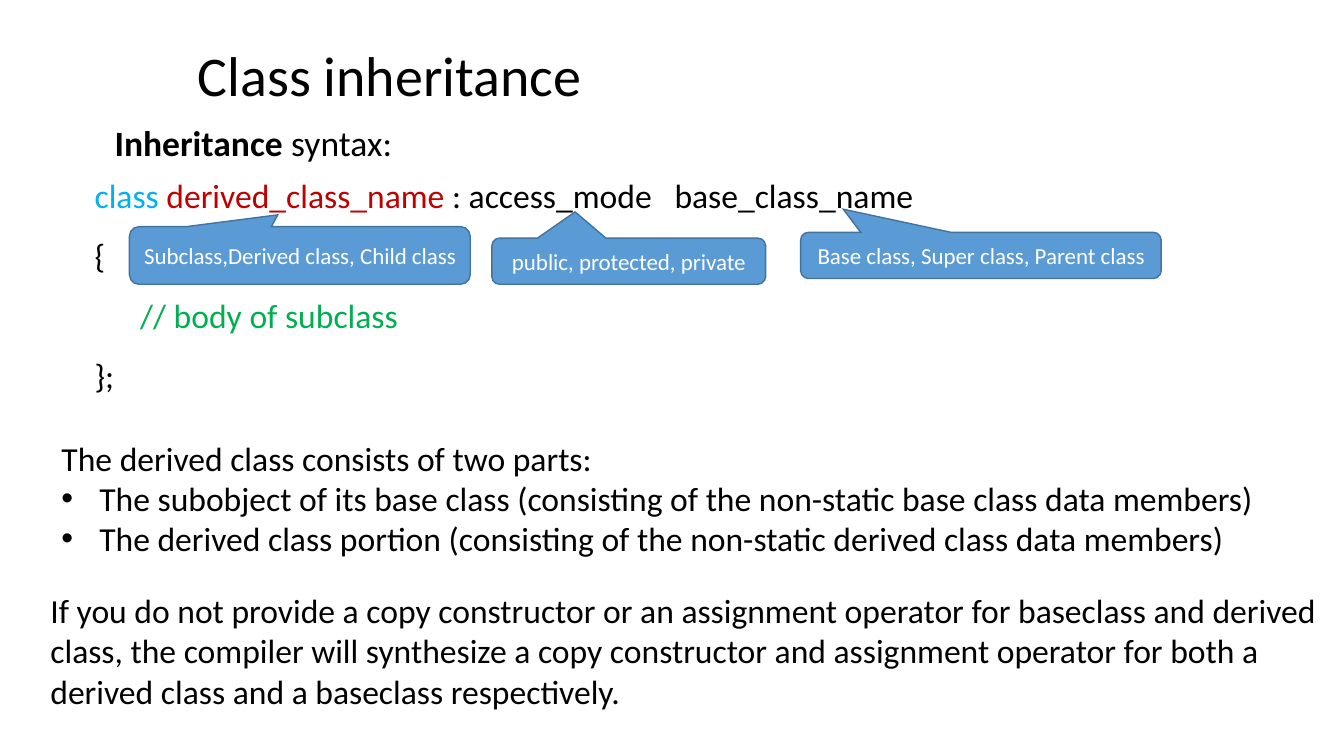
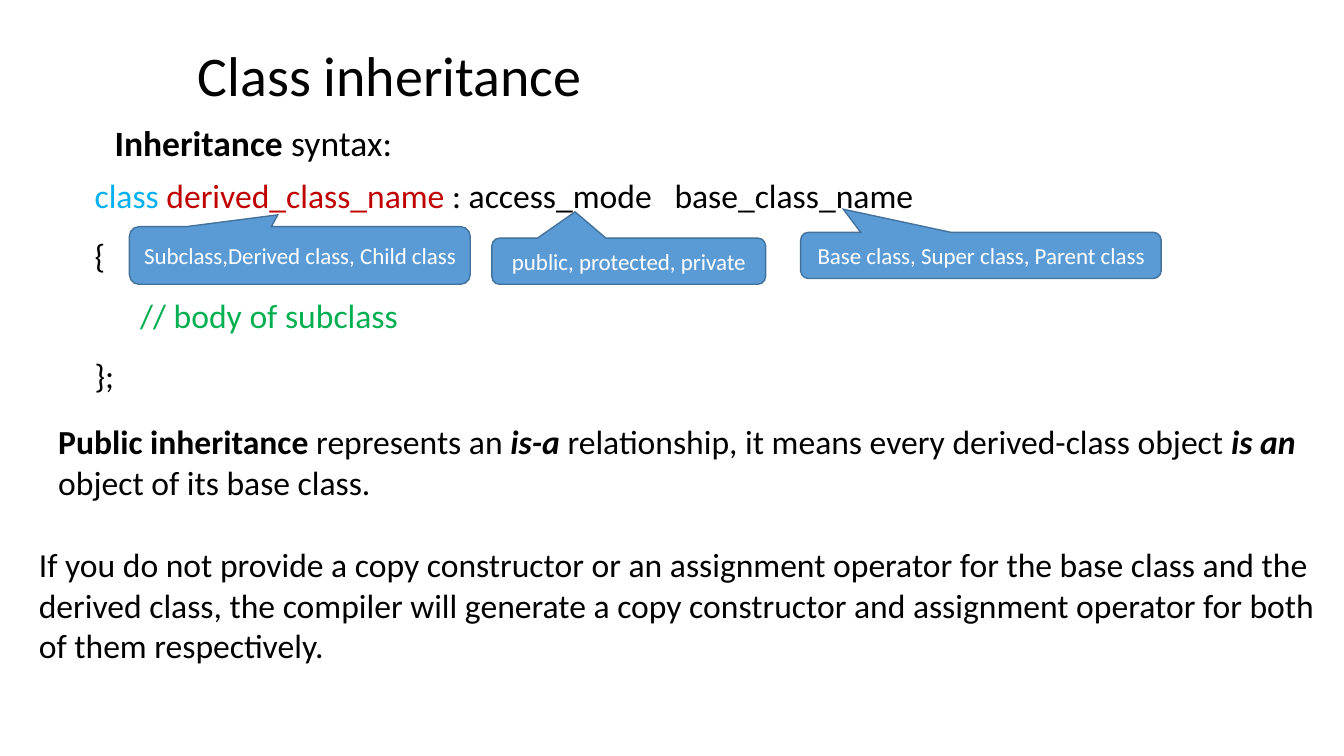
Before and after one commit to ShiqiYu/CPP, a slide deck: slide 3 of week12/Lab12.pptx (slide 4 before the commit). Drawn at 1344x756 pixels with LibreOffice and Linux fonts; fonts in the diff are those of the drawing; background and template pictures are left out. Boxes give left, top, right and bottom in pixels: in the first picture for what was removed or moved away, otherwise in the second. Text is boxed around its words. In the diff, an @@ line names an element or a change of style, - is before the commit and + after.

```diff
--- a/week12/Lab12.pptx
+++ b/week12/Lab12.pptx
@@ text added at [58,430,1295,501], 24 pt, text #000000 @@
+Public inheritance represents an is-a relationship, it means every derived-class object is an object of its base class.
@@ text removed at [61,447,1252,557] @@
-  The derived class consists of two parts:
-  • The subobject of its base class (consisting of the non-static base class data members)
-  • The derived class portion (consisting of the non-static derived class data members)
@@ text at [39,553,1314,664]: text changed @@
-If you do not provide a copy constructor or an assignment operator for baseclass and derived
-class, the compiler will synthesize a copy constructor and assignment operator for both a
-derived class and a baseclass respectively.
+If you do not provide a copy constructor or an assignment operator for the base class and the
+derived class, the compiler will generate a copy constructor and assignment operator for both
+of them respectively.
```
Also in this commit, not shown: 7 other slides changed, 4 slides added, 6 slides removed, 5 other files.
